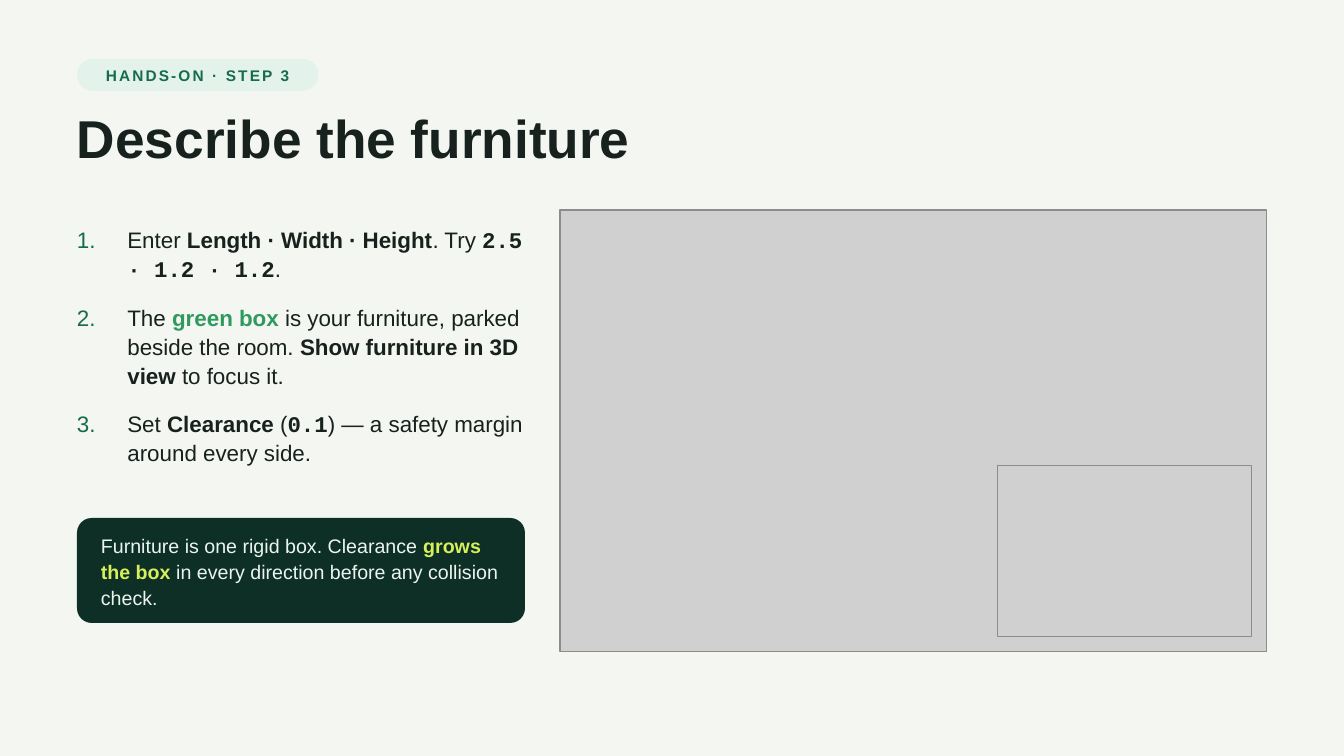
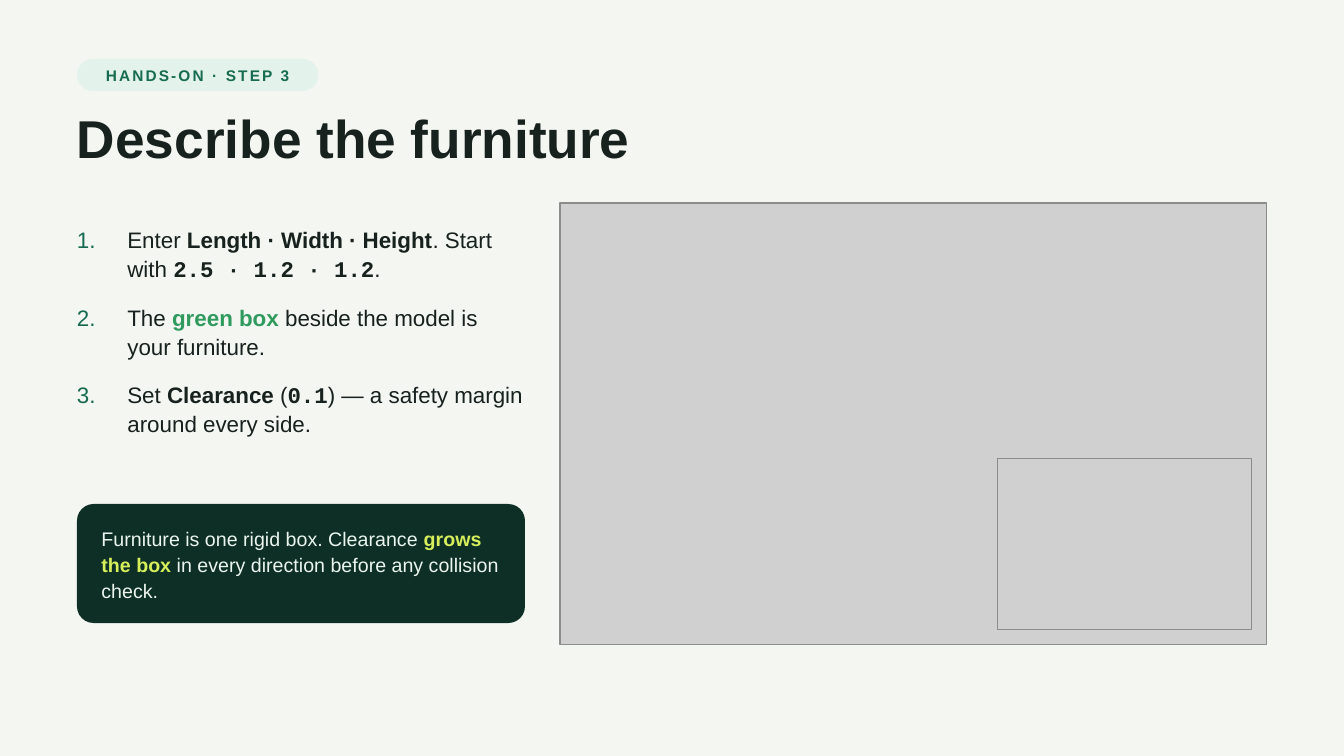
Before and after one commit to volcano1998/FurnitureSim_3D, a slide deck: slide 13 of slides/CanItFit.pptx (slide 6 before the commit). Drawn at 1344x756 pixels with LibreOffice and Linux fonts; fonts in the diff are those of the drawing; grey boxes stand for pictures. Boxes give left, top, right and bottom in pixels: in the first picture for what was removed or moved away, otherwise in the second. Text is boxed around its words. In the diff, an @@ line names an element or a change of style, - is before the commit and + after.

Commit message:
Manual mode starts outside, roll sampling default, remove heuristic, new slides

```diff
--- a/slides/CanItFit.pptx
+++ b/slides/CanItFit.pptx
@@ picture: place and size @@
-picture at (561,210,1267,651)
+picture at (561,203,1267,644)
@@ text at (127,231,492,360): text changed @@
-1. Enter Length · Width · Height. Try 2.5 · 1.2 · 1.2.
-2. The green box is your furniture, parked beside the room. Show furniture in 3D view to focus it.
+1. Enter Length · Width · Height. Start with 2.5 · 1.2 · 1.2.
+2. The green box beside the model is your furniture.
@@ picture: place and size @@
-picture at (998,466,1252,636)
+picture at (998,459,1252,629)
@@ rounded rectangle "Furniture is one rigid box. ...": place and size @@
-rounded rectangle "Furniture is one rigid box. ..." at (77,518,524,623)
+rounded rectangle "Furniture is one rigid box. ..." at (77,504,524,623)
```
Also in this commit, not shown: 12 other slides changed, 11 slides added, 4 slides removed, 16 other files.
